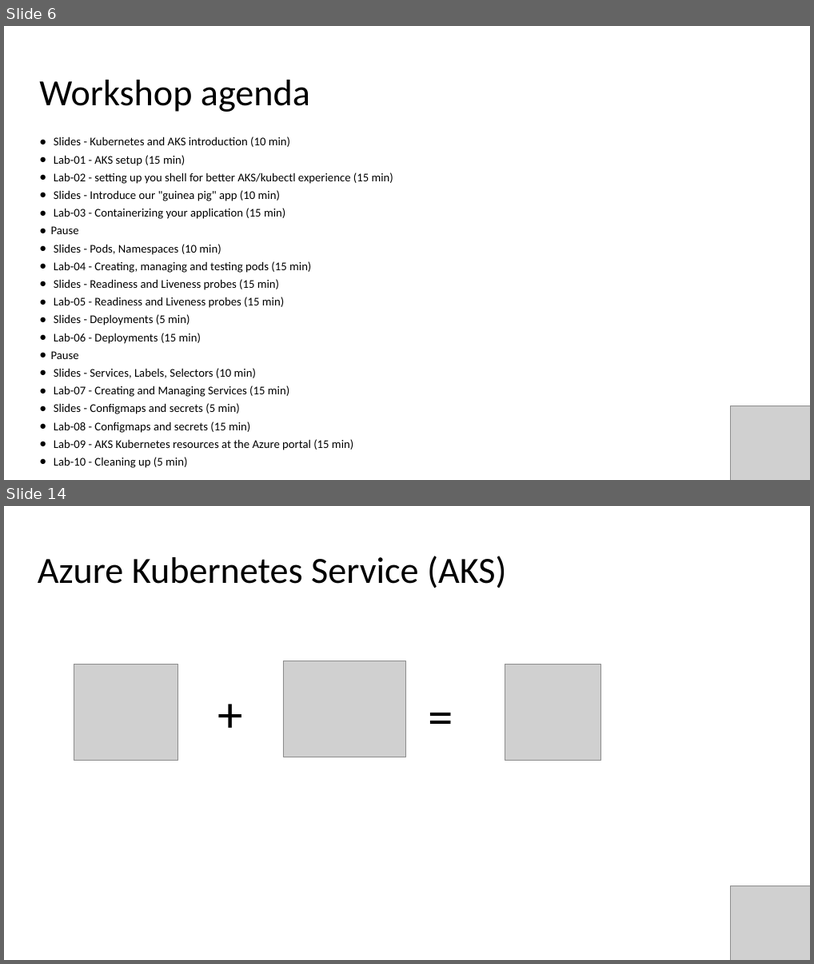
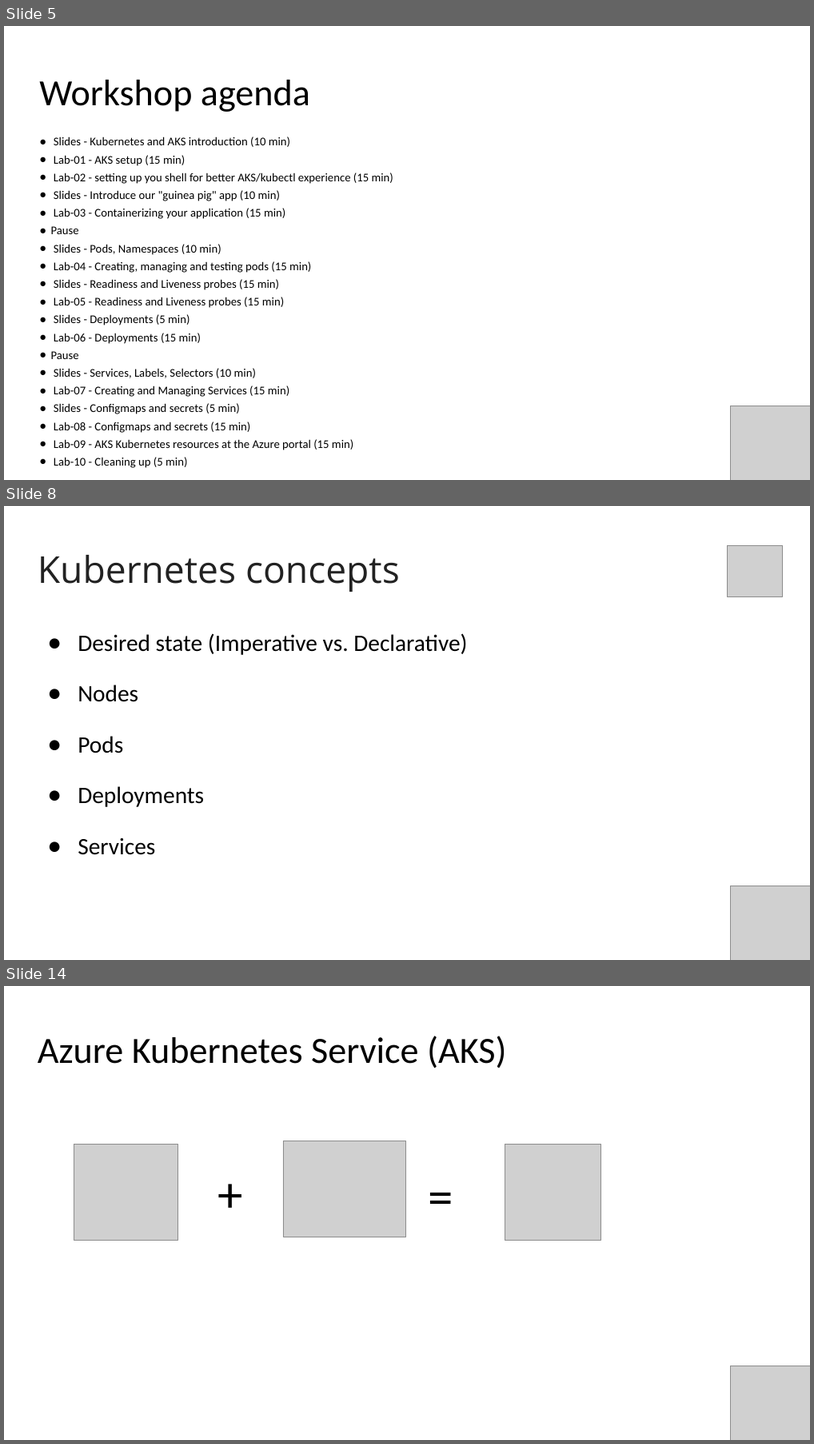
Before and after one commit to evgenyb/aks-workshops, a slide deck: 01-aks-and-k8s-101/slides/Introduction to AKS.pptx. Shown one above the other, each under a label of ours: slides 6 and 14 before the commit, slides 5, 8 and 14 after it; the slides between them are not shown. The pictures are 814x964 and 814x1444 pixels, drawn with LibreOffice and Linux fonts; fonts in the diff are those of the drawing; grey boxes stand for pictures. Boxes give left, top, right and bottom in pixels: in the first picture for what was removed or moved away, otherwise in the second. Text is boxed around its words. In the diff, an @@ line names an element or a change of style, - is before the commit and + after.

```diff
--- a/01-aks-and-k8s-101/slides/Introduction to AKS.pptx
+++ b/01-aks-and-k8s-101/slides/Introduction to AKS.pptx
@@ slide 8 added at (x1=4, y1=506, x2=810, y2=960), background #FFFFFF @@
@@ picture added at (x1=727, y1=545, x2=783, y2=596) @@
@@ title added at (x1=38, y1=555, x2=400, y2=592), 44 pt, text #222222 @@
+Kubernetes concepts
@@ text added at (x1=78, y1=633, x2=467, y2=855), 28 pt, text #000000 @@
+● Desired state (Imperative vs. Declarative)
+● Nodes
+● Pods
+● Deployments
+● Services
@@ picture added at (x1=731, y1=885, x2=810, y2=960) @@
@@ what was slide 6 is now slide 5 @@
```
Also in this commit, not shown: 2 slides changed, 7 other slides added, 8 slides removed, 1 other file.
